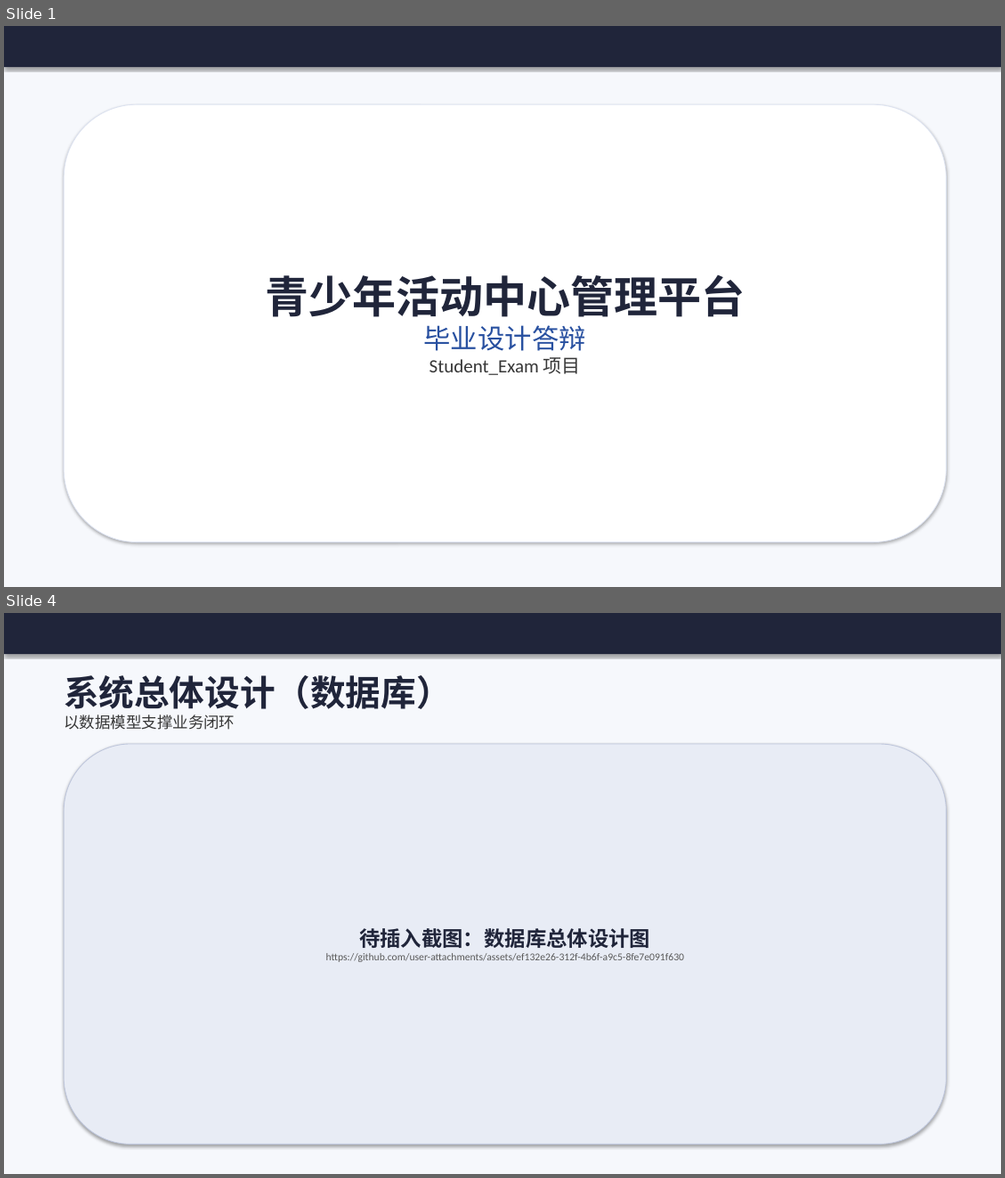
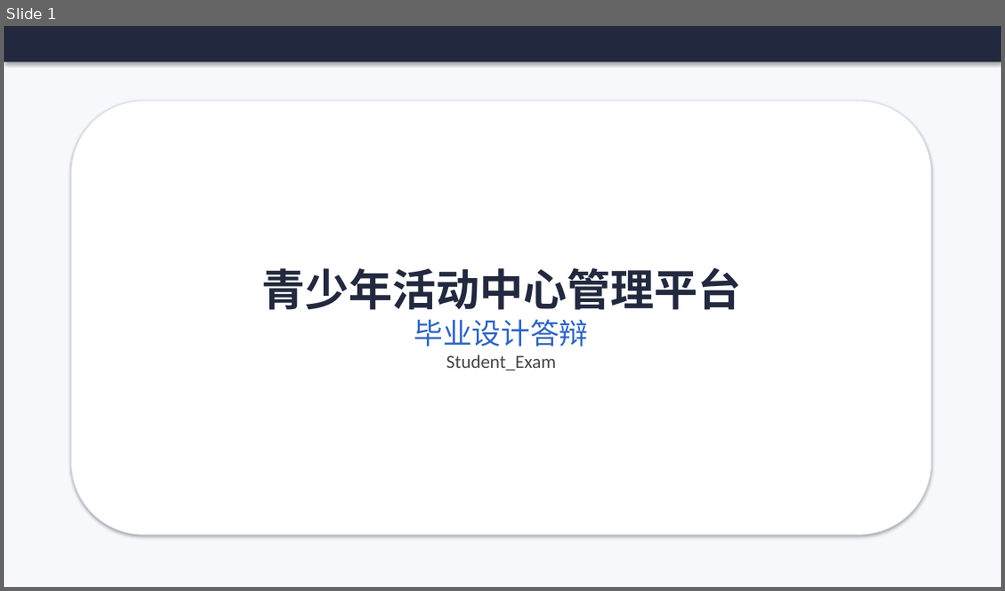
Before and after one commit to cxkqq/Student_Exam, a slide deck: defense_ppt.pptx. Shown one above the other, each under a label of ours: slides 1 and 4 before the commit, slide 1 after it; the slides between them are not shown. The pictures are 1005x1178 and 1005x591 pixels, drawn with LibreOffice and Linux fonts; fonts in the diff are those of the drawing. Boxes give left, top, right and bottom in pixels: in the first picture for what was removed or moved away, otherwise in the second. Text is boxed around its words. In the diff, an @@ line names an element or a change of style, - is before the commit and + after.

```diff
--- a/defense_ppt.pptx
+++ b/defense_ppt.pptx
@@ slide 4 removed at (4,613,1001,1174), background #FFFFFF @@
@@ rectangle removed at (4,613,1001,1174) @@
@@ rectangle removed at (4,613,1001,654) @@
@@ text removed at (64,675,452,730) @@
-系统总体设计（数据库）
-以数据模型支撑业务闭环
@@ rounded rectangle removed at (64,744,947,1144) @@
-待插入截图：数据库总体设计图
-https://github.com/user-attachments/assets/ef132e26-312f-4b6f-a9c5-8fe7e091f630
@@ slide 1 changed as well @@
@@ rectangle: place and size @@
-rectangle at (4,26,1001,67)
+rectangle at (4,26,1001,62)
@@ rectangle at (4,26,1001,62): fill #20253A to #22293F @@
@@ rounded rectangle "青少年活动中心管理平台": place and size @@
-rounded rectangle "青少年活动中心管理平台" at (64,104,947,542)
+rounded rectangle "青少年活动中心管理平台" at (72,101,931,534)
@@ text in rounded rectangle at (261,267,741,346): text colour #20253A to #22293F in "青少年活动中心管理平台"; size 26 to 28 pt, text colour #2850A0 to #3166BE in "毕业设计答辩" @@
@@ text in rounded rectangle at (446,354,556,370): text changed; text colour #373737 to #464646 @@
-Student_Exam 项目
+Student_Exam
```
Also in this commit, not shown: 5 other slides changed, 9 slides added, 3 other slides removed.
